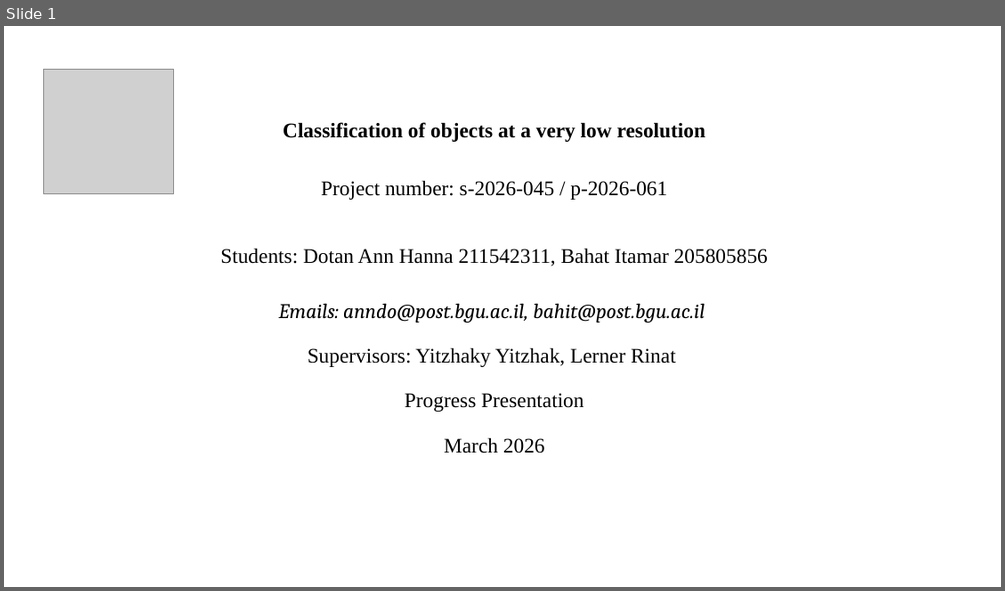
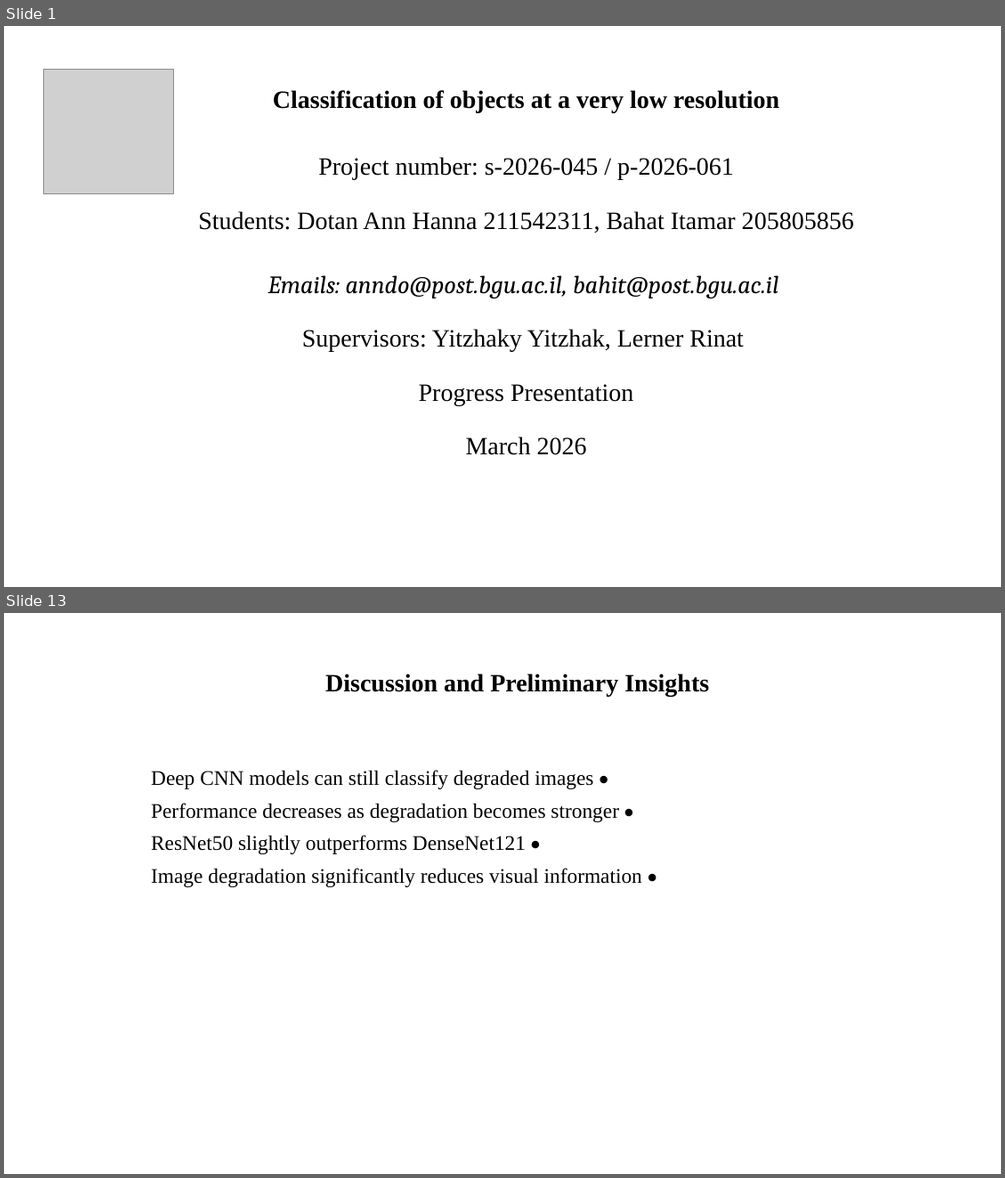
Before and after one commit to itamarbahat/NewFinalProject, a slide deck: docs/Progress_Presentation.pptx. Shown one above the other, each under a label of ours: slide 1 before the commit, slides 1 and 13 after it; the slides between them are not shown. The pictures are 1005x591 and 1005x1178 pixels, drawn with LibreOffice and Linux fonts; fonts in the diff are those of the drawing; grey boxes stand for pictures. Boxes give left, top, right and bottom in pixels: in the first picture for what was removed or moved away, otherwise in the second. Text is boxed around its words. In the diff, an @@ line names an element or a change of style, - is before the commit and + after.

```diff
--- a/docs/Progress_Presentation.pptx
+++ b/docs/Progress_Presentation.pptx
@@ slide 13 added at (x1=4, y1=613, x2=1001, y2=1174), background #FFFFFF @@
@@ subtitle added at (x1=325, y1=674, x2=709, y2=697), 24 pt, text #000000, bold @@
+Discussion and Preliminary Insights
@@ text added at (x1=151, y1=770, x2=642, y2=887), 20 pt, text #000000 @@
+• Deep CNN models can still classify degraded images
+• Performance decreases as degradation becomes stronger
+• ResNet50 slightly outperforms DenseNet121
+• Image degradation significantly reduces visual information
@@ slide 1 changed as well @@
@@ subtitle "Classification of objects at a ..." moved from (x1=220, y1=122, x2=768, y2=453) to (x1=198, y1=90, x2=854, y2=455) @@
@@ subtitle "Classification of objects at a ..." at (x1=198, y1=90, x2=854, y2=455): size 20 to 24 pt @@
```
Also in this commit, not shown: 13 other slides added, 10 slides removed, 8 other files.
